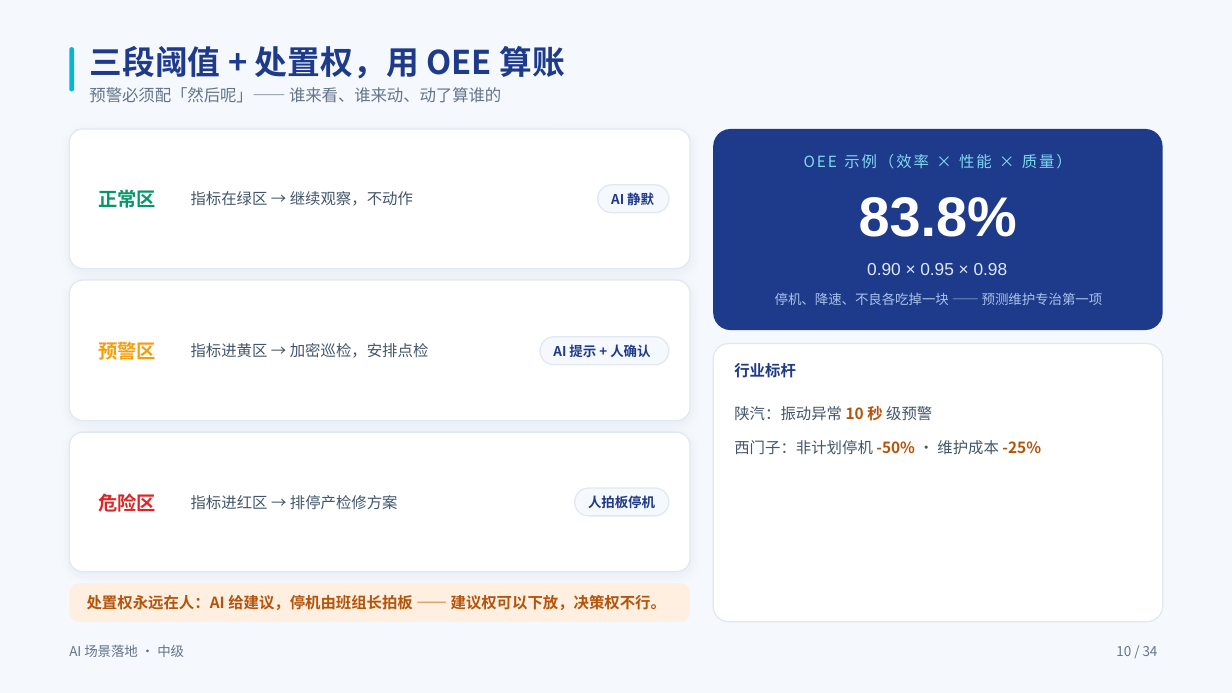
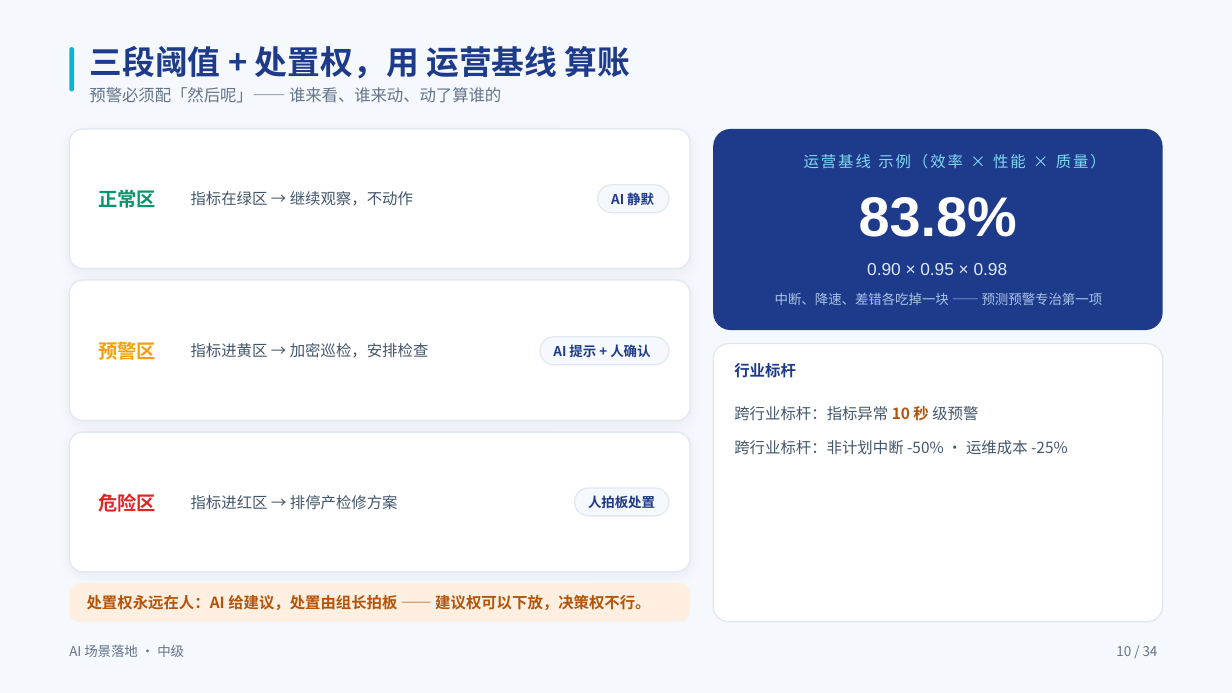
Before and after one commit to swift3000/qiyepinpeixun, a slide deck: slide 10 of 企业AI培训_交付包/中级课程_完整交付包/03_PPT课件/中级_落地层_PPT.pptx. Drawn at 1232x693 pixels with LibreOffice and Linux fonts; fonts in the diff are those of the drawing. Boxes give left, top, right and bottom in pixels: in the first picture for what was removed or moved away, otherwise in the second. Text is boxed around its words. In the diff, an @@ line names an element or a change of style, - is before the commit and + after.

```diff
--- a/企业AI培训_交付包/中级课程_完整交付包/03_PPT课件/中级_落地层_PPT.pptx
+++ b/企业AI培训_交付包/中级课程_完整交付包/03_PPT课件/中级_落地层_PPT.pptx
@@ text at (89, 46, 631, 79): text changed @@
-三段阈值 + 处置权，用 OEE 算账
+三段阈值 + 处置权，用 运营基线 算账
@@ text at (804, 154, 1089, 169): text changed @@
-OEE 示例（效率 × 性能 × 质量）
+运营基线 示例（效率 × 性能 × 质量）
@@ text at (775, 293, 1103, 305): text changed @@
-停机、降速、不良各吃掉一块 —— 预测维护专治第一项
+中断、降速、差错各吃掉一块 —— 预测预警专治第一项
@@ text at (191, 343, 429, 358): text changed @@
-指标进黄区 → 加密巡检，安排点检
+指标进黄区 → 加密巡检，安排检查
@@ text at (734, 406, 1068, 455): text changed @@
-陕汽：振动异常 10 秒 级预警
-西门子：非计划停机 -50% · 维护成本 -25%
+跨行业标杆：指标异常 10 秒 级预警
+跨行业标杆：非计划中断 -50% · 运维成本 -25%
@@ text at (588, 495, 655, 508): text changed @@
-人拍板停机
+人拍板处置
@@ text at (87, 595, 650, 610): text changed @@
-处置权永远在人：AI 给建议，停机由班组长拍板 —— 建议权可以下放，决策权不行。
+处置权永远在人：AI 给建议，处置由组长拍板 —— 建议权可以下放，决策权不行。
```
Also in this commit, not shown: 25 other slides changed, 2 other files.
